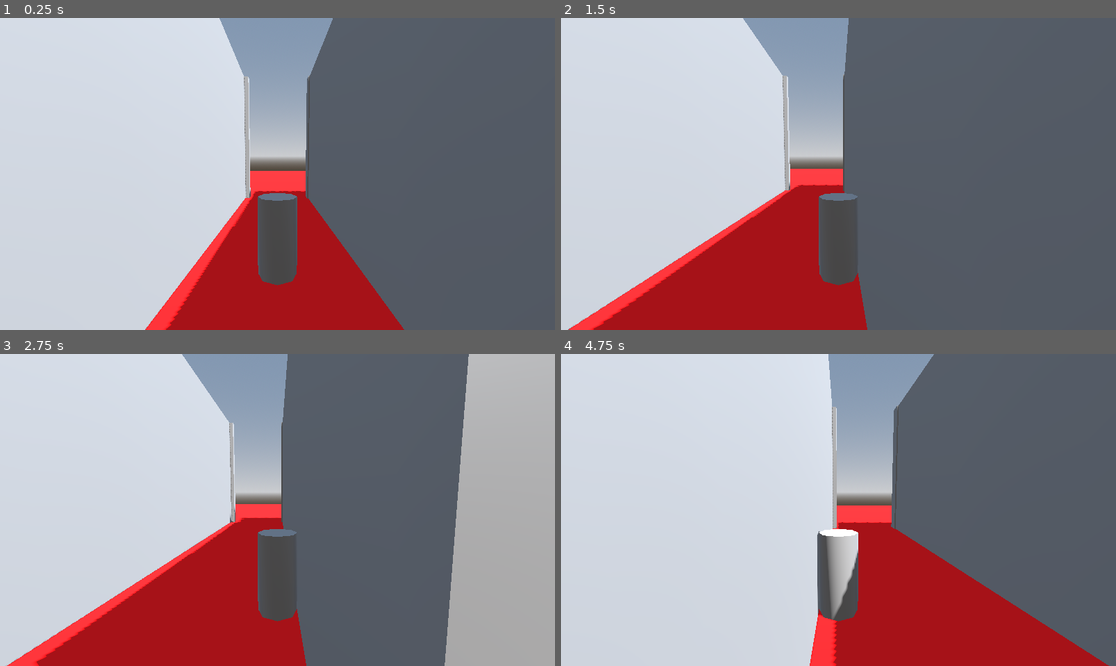
Above: before the commit, frames 1-4 (two rows, left to right).
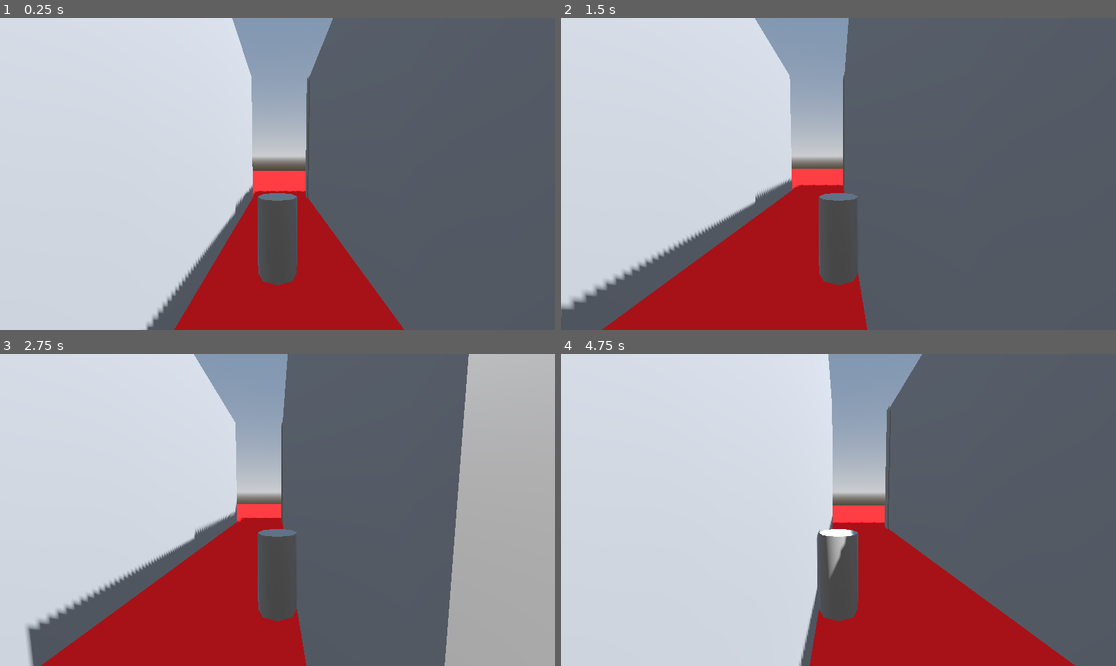
Above: after the commit, the same moments.

Repository: AnxietyTheOrk/GraveRobbery
Game: Godot game, scene res://Scenes/level_1.tscn
Same seed, same stepped clock (60 frames per second), same inputs: the game is played once before the commit and once after it.
Inputs:
- Up to frame 1 (0.25 s): no input
- Up to frame 2 (1.5 s): tap Enter (ui_accept) at 0.5, 0.77 s; hold D (move_right) 0.53-1.28 s; tap C (rotate_above) at 0.6 s; hold S (move_back) from 1.28 s (still down); tap Z (rotate_below) at 1.35 s
- Up to frame 3 (2.75 s): tap Enter (ui_accept) at 1.52 s; release S (move_back) at 2.03 s; hold D (move_right) from 2.03 s (still down); tap C (rotate_above) at 2.1 s
- Up to frame 4 (4.75 s): tap Enter (ui_accept) at 2.75, 3.02, 3.77, 4.52 s; release D (move_right) at 2.78 s; hold W (move_forward) 2.78-3.53 s; tap Z (rotate_below) at 2.85, 4.35 s; hold A (move_left) from 3.53 s (still down); tap C (rotate_above) at 3.6 s

The runs differ from the first frame. In frame 1, 2.3% of the frame differs, in the area x 26-46%, y 0-100%; in frame 2, 4.6%, in the area x 0-42%, y 0-100%; in frame 3, 4.2%; in frame 4, 4.4%.

Commit message:
Last Sync: 2025-09-23 10:36 (Mobile)

Diff:
--- a/grave-robbery/Scenes/level_1.tscn
+++ b/grave-robbery/Scenes/level_1.tscn
@@ -37,7 +37,7 @@
 material = SubResource("StandardMaterial3D_vk57k")
 
 [node name="CSGBox3D2" type="CSGBox3D" parent="CSGCombiner3D"]
-transform = Transform3D(1, 0, 0, 0, -4.371139e-08, -1, 0, 1, -4.371139e-08, 15.173, 5, -9.417)
+transform = Transform3D(1, 0, 0, 0, -4.371139e-08, -1, 0, 1, -4.371139e-08, 15.173, 5, -10)
 size = Vector3(20, 0.5, 10)
 
 [node name="CSGBox3D3" type="CSGBox3D" parent="CSGCombiner3D"]
@@ -51,3 +51,11 @@
 [node name="CSGBox3D5" type="CSGBox3D" parent="CSGCombiner3D"]
 transform = Transform3D(1, 0, 0, 0, 1, 0, 0, 0, 1, 5, 5, -5)
 size = Vector3(0.5, 10, 10)
+
+[node name="CSGBox3D6" type="CSGBox3D" parent="CSGCombiner3D"]
+transform = Transform3D(1, 0, 0, 0, 1, 0, 0, 0, 1, -5, 5, -25)
+size = Vector3(20, 10, 0.5)
+
+[node name="CSGBox3D7" type="CSGBox3D" parent="CSGCombiner3D"]
+transform = Transform3D(1, 0, 0, 0, 1, 0, 0, 0, 1, -5, 5, 0.043312073)
+size = Vector3(20, 10, 0.5)
